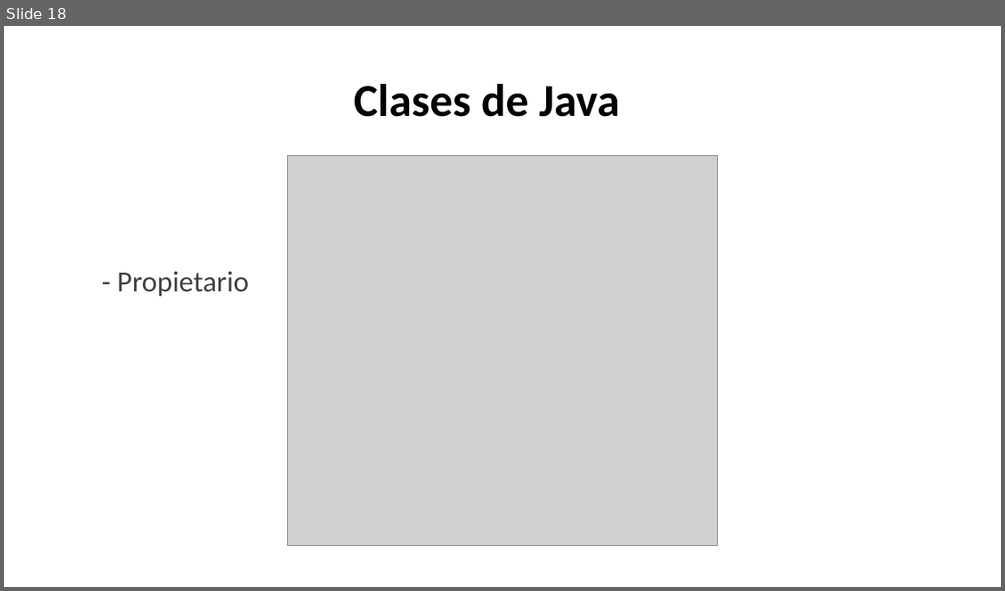
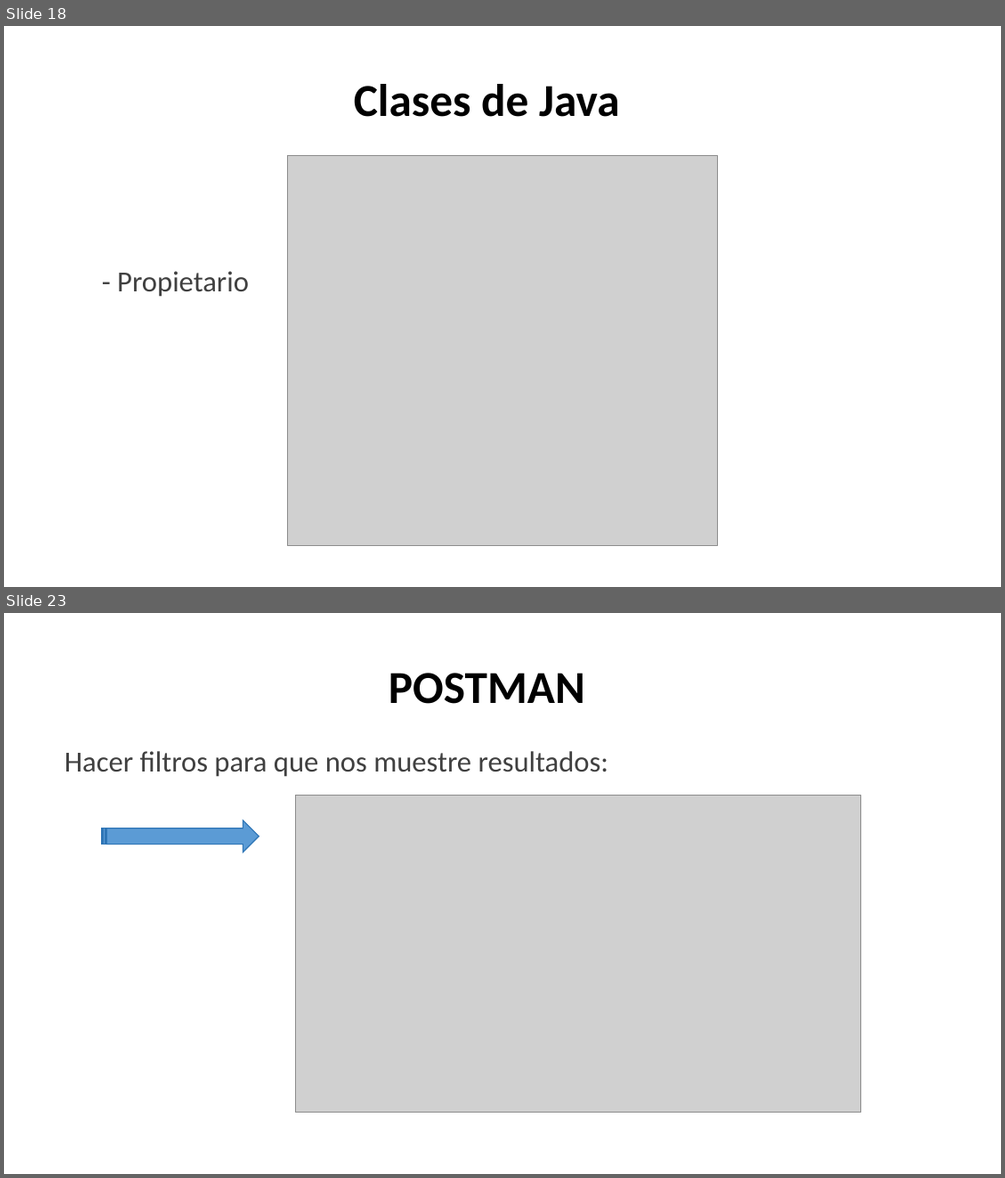
Before and after one commit to Peypa0512/Proyecto_Final, a slide deck: Presentación proyecto.pptx. Shown one above the other, each under a label of ours: slide 18 before the commit, slides 18 and 23 after it; the slides between them are not shown. The pictures are 1005x591 and 1005x1178 pixels, drawn with LibreOffice and Linux fonts; fonts in the diff are those of the drawing; grey boxes stand for pictures. Boxes give left, top, right and bottom in pixels: in the first picture for what was removed or moved away, otherwise in the second. Text is boxed around its words. In the diff, an @@ line names an element or a change of style, - is before the commit and + after.

```diff
--- a/Presentación proyecto.pptx
+++ b/Presentación proyecto.pptx
@@ slide 23 added at [4,613,1001,1174], background #FFFFFF @@
@@ title added at [388,673,585,704], 44 pt, text #000000, bold @@
+POSTMAN
@@ text added at [65,751,609,777], 28 pt, text #404040 @@
+Hacer filtros para que nos muestre resultados:
@@ picture added at [295,795,860,1111] @@
@@ striped right arrow added at [101,820,259,852], fill #5B9BD5, outline #2E75B6 1 pt @@
```
Also in this commit, not shown: 2 slides changed, 9 other slides added, 11 other files.
